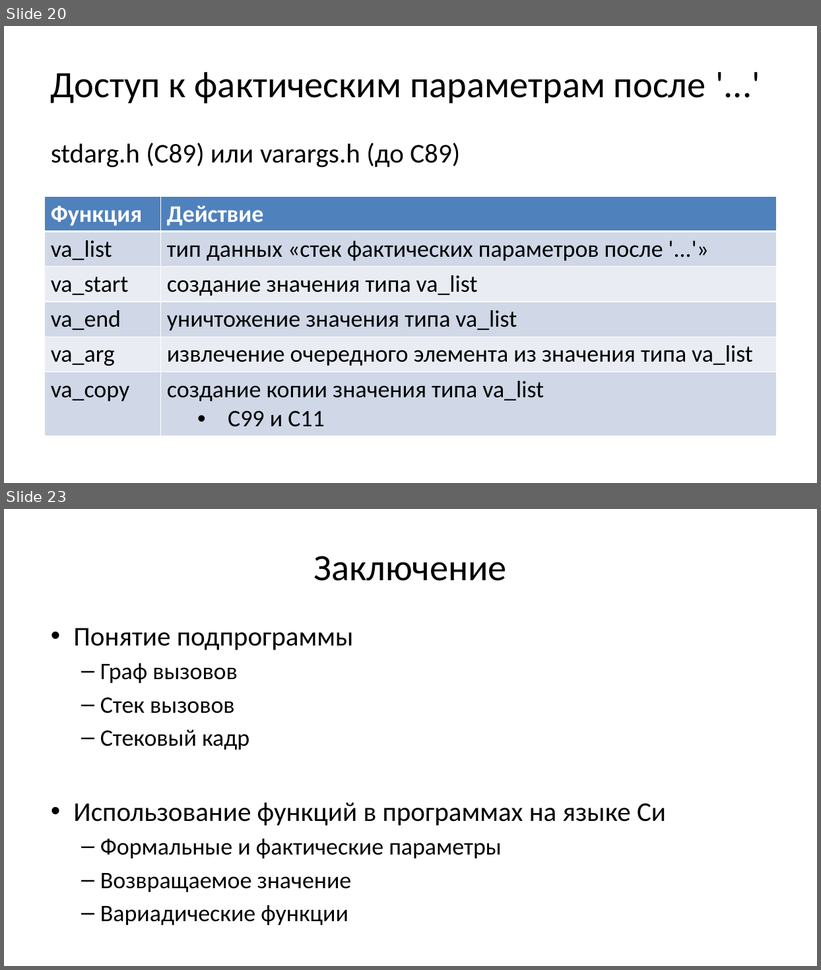
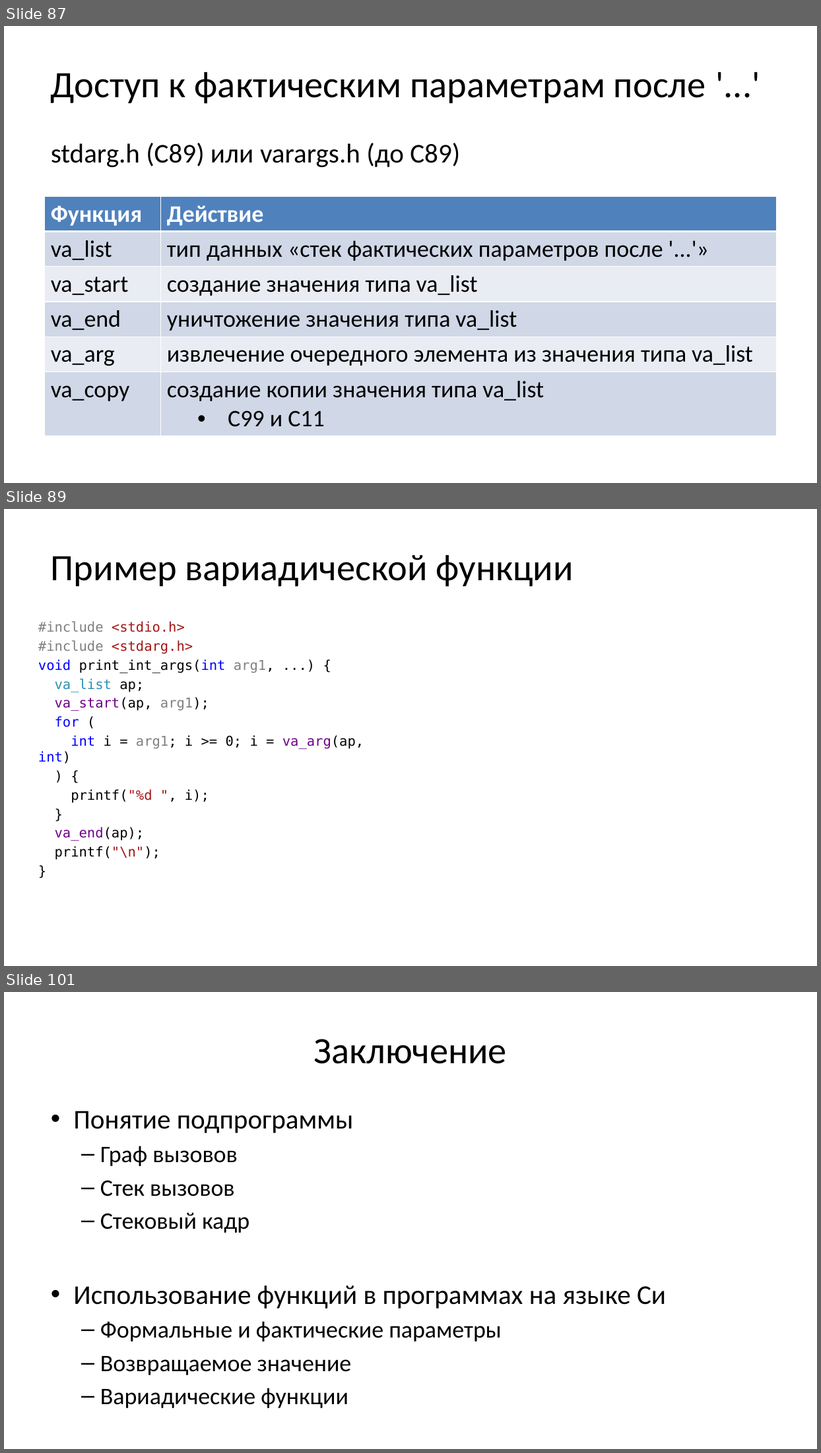
Before and after one commit to Evgueni-Petrov-aka-espetrov/Algorithms-and-Programming-in-C-pptx, a slide deck: 05 Функции.pptx. Shown one above the other, each under a label of ours: slides 20 and 23 before the commit, slides 87, 89 and 101 after it; the slides between them are not shown. The pictures are 821x970 and 821x1453 pixels, drawn with LibreOffice and Linux fonts; fonts in the diff are those of the drawing. Boxes give left, top, right and bottom in pixels: in the first picture for what was removed or moved away, otherwise in the second. Text is boxed around its words. In the diff, an @@ line names an element or a change of style, - is before the commit and + after.

```diff
--- a/05 Функции.pptx
+++ b/05 Функции.pptx
@@ slide 89 added at (4,509,817,966), background #FFFFFF @@
@@ title added at (51,555,574,587), 44 pt, text #000000 @@
+Пример вариадической функции
@@ text added at (38,621,364,860), 16 pt, text #000000 @@
+#include <stdio.h>
+#include <stdarg.h>
+void print_int_args(int arg1, ...) {
+va_list ap;
+va_start(ap, arg1);
+for (
+int i = arg1; i >= 0; i = va_arg(ap, int)
+) {
+printf("%d ", i);
+}
+va_end(ap);
+printf("\n");
+}
@@ what was slide 20 is now slide 87 @@
@@ what was slide 23 is now slide 101 @@
```
Also in this commit, not shown: 18 slides changed, 80 other slides added, 2 slides removed.
